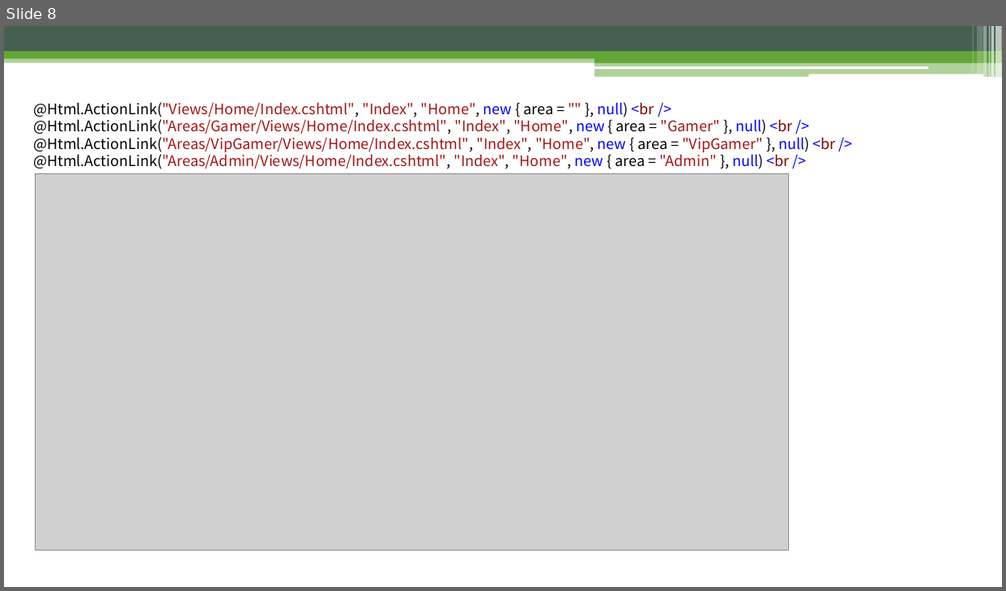
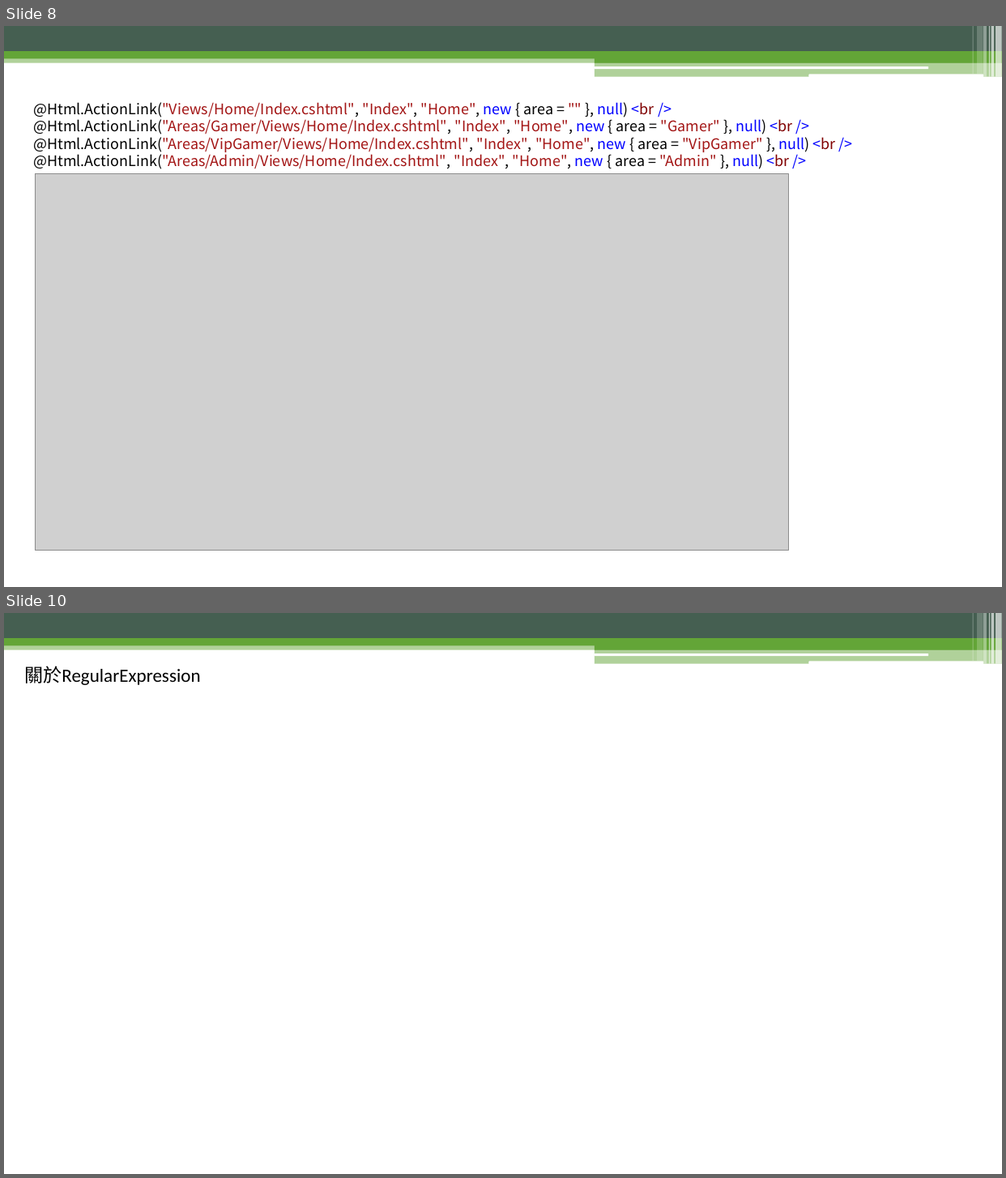
Before and after one commit to f85084/MVC, a slide deck: 現代 .Net 開發者之路 - MVC 完全精通.pptx. Shown one above the other, each under a label of ours: slide 8 before the commit, slides 8 and 10 after it; the slides between them are not shown. The pictures are 1006x591 and 1006x1178 pixels, drawn with LibreOffice and Linux fonts; fonts in the diff are those of the drawing; grey boxes stand for pictures. Boxes give left, top, right and bottom in pixels: in the first picture for what was removed or moved away, otherwise in the second. Text is boxed around its words. In the diff, an @@ line names an element or a change of style, - is before the commit and + after.

```diff
--- a/現代 .Net 開發者之路 - MVC 完全精通.pptx
+++ b/現代 .Net 開發者之路 - MVC 完全精通.pptx
@@ slide 10 added at (x1=4, y1=613, x2=1002, y2=1174), background #FFFFFF; not listed: 13 template elements that a slide beside it also shows @@
@@ text added at (x1=24, y1=666, x2=200, y2=685), 18 pt, text #000000 @@
+關於RegularExpression
```
Also in this commit, not shown: 1 slide changed, 1 other slide added, 9 other files.
